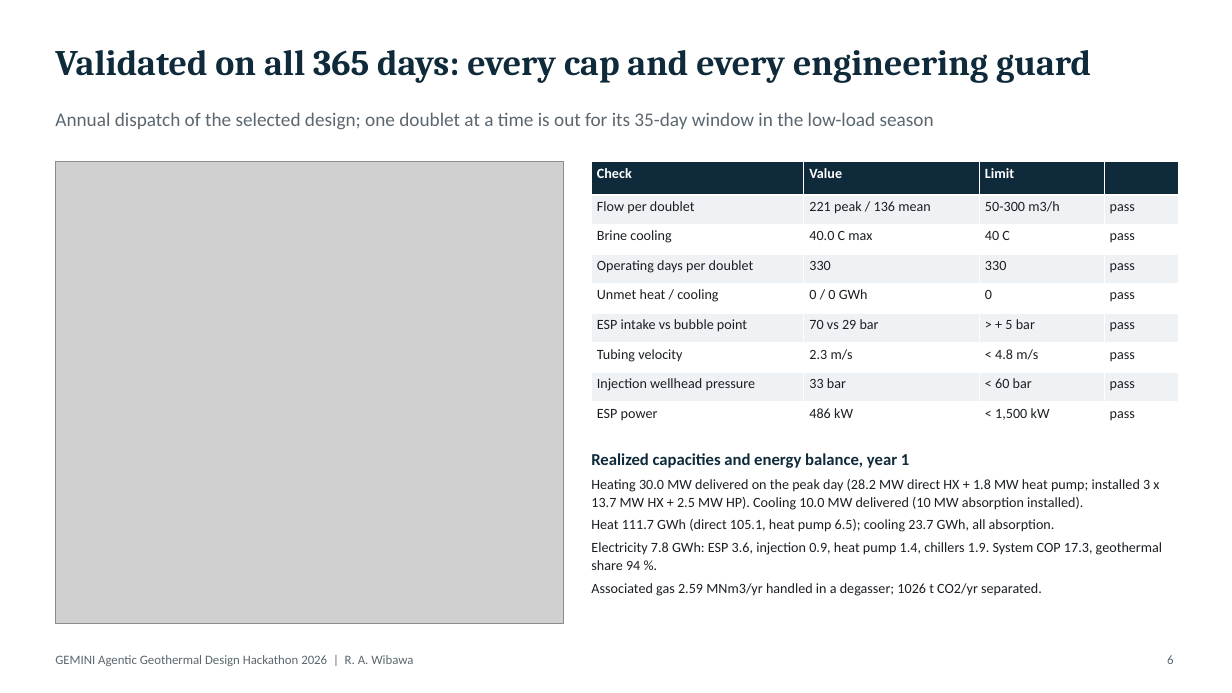
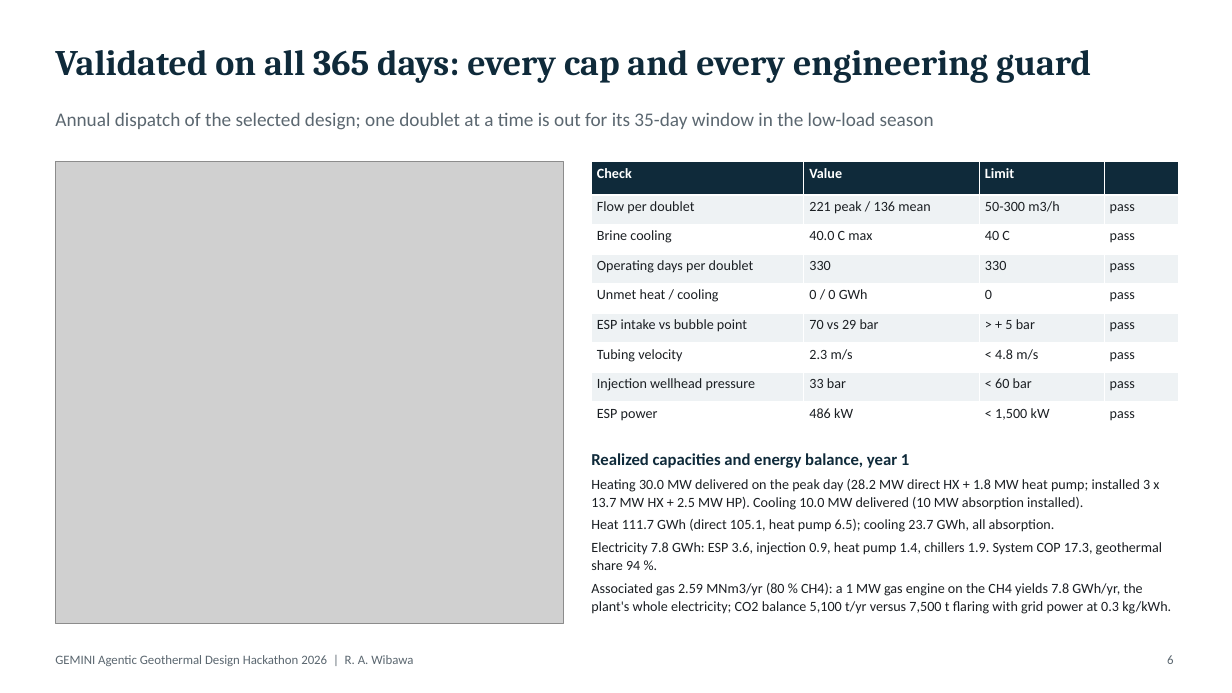
Before and after one commit to GEMINI-Digital-Twin/gemini-geothermal-suite-open, a slide deck: slide 6 of hackathon_2026_agentic_design/GEMINI_Hackathon_Report_Ramdhan_Wibawa.pptx. Drawn at 1232x693 pixels with LibreOffice and Linux fonts; fonts in the diff are those of the drawing; grey boxes stand for pictures. Boxes give left, top, right and bottom in pixels: in the first picture for what was removed or moved away, otherwise in the second. Text is boxed around its words. In the diff, an @@ line names an element or a change of style, - is before the commit and + after.

```diff
--- a/hackathon_2026_agentic_design/GEMINI_Hackathon_Report_Ramdhan_Wibawa.pptx
+++ b/hackathon_2026_agentic_design/GEMINI_Hackathon_Report_Ramdhan_Wibawa.pptx
@@ text at (591, 583, 1171, 614): text changed @@
-Associated gas 2.59 MNm3/yr handled in a degasser; 1026 t CO2/yr separated.
+Associated gas 2.59 MNm3/yr (80 % CH4): a 1 MW gas engine on the CH4 yields 7.8 GWh/yr, the plant's whole electricity; CO2 balance 5,100 t/yr versus 7,500 t flaring with grid power at 0.3 kg/kWh.
```
Also in this commit, not shown: 2 other files.
